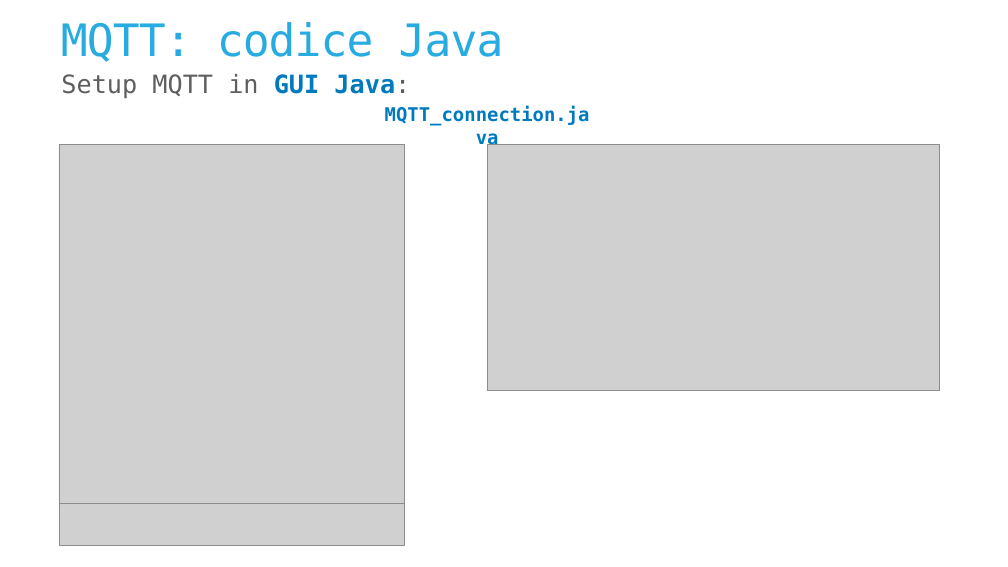
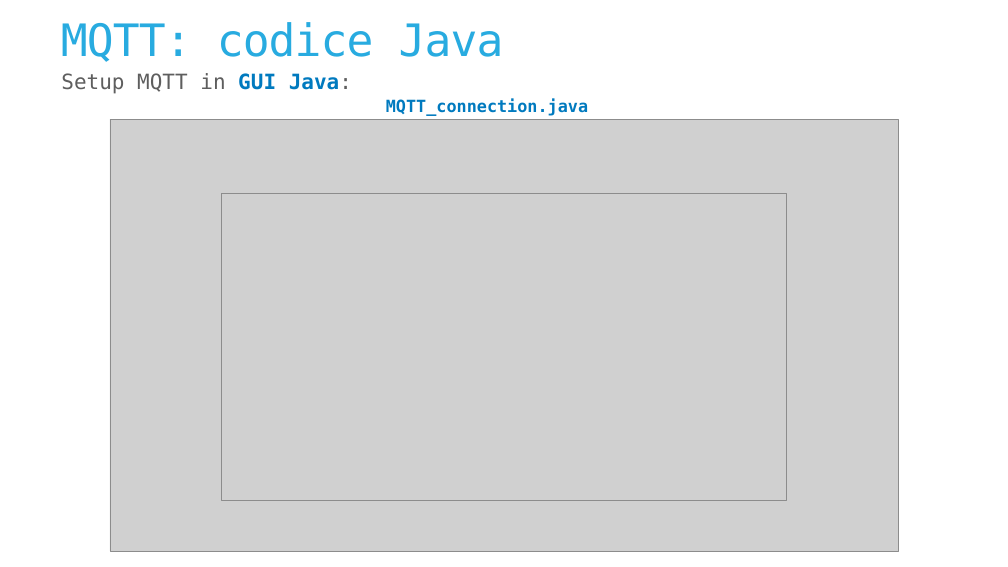
Before and after one commit to Alberto-00/Progetto-IoT, a slide deck: slide 10 of Presentation/TemplateIoT.pptx (slide 8 before the commit). Drawn at 1008x567 pixels with LibreOffice and Linux fonts; fonts in the diff are those of the drawing; grey boxes stand for pictures; background and template pictures are left out. Boxes give left, top, right and bottom in pixels: in the first picture for what was removed or moved away, otherwise in the second. Text is boxed around its words. In the diff, an @@ line names an element or a change of style, - is before the commit and + after.

```diff
--- a/Presentation/TemplateIoT.pptx
+++ b/Presentation/TemplateIoT.pptx
@@ text "Setup MQTT in GUI Java:" at (x1=61, y1=73, x2=352, y2=94): size 48 to 40 pt @@
@@ picture added at (x1=110, y1=119, x2=898, y2=551) @@
@@ text "MQTT_connection.java" moved from (x1=385, y1=106, x2=590, y2=126) to (x1=386, y1=98, x2=588, y2=116) @@
@@ text "MQTT_connection.java" at (x1=386, y1=98, x2=588, y2=116): size 36 to 32 pt @@
@@ picture removed at (x1=59, y1=144, x2=404, y2=507) @@
@@ picture removed at (x1=487, y1=144, x2=940, y2=391) @@
@@ picture resized from (x1=59, y1=503, x2=404, y2=545) to (x1=221, y1=193, x2=787, y2=500) @@
```
Also in this commit, not shown: 6 other slides changed, 2 slides added, 1 slide removed.
